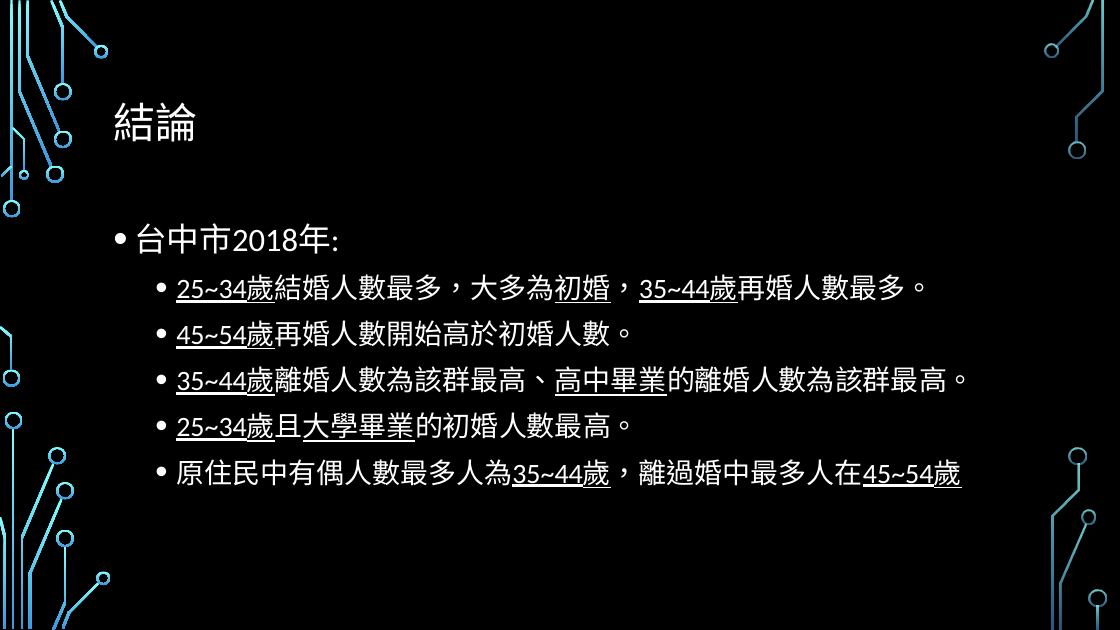
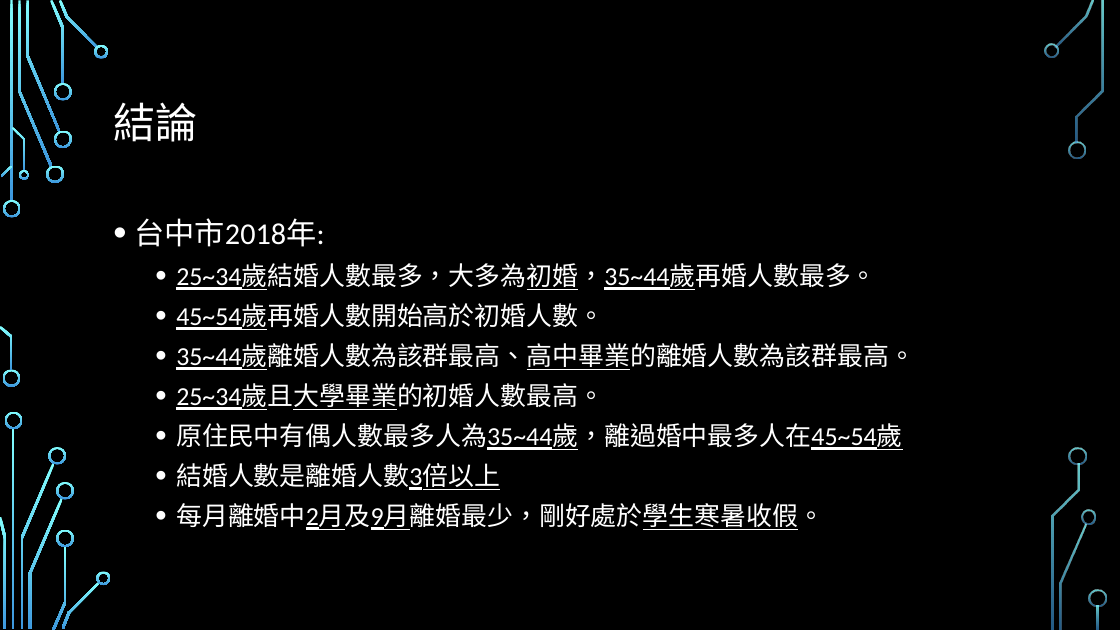
Before and after one commit to HSMonsterKing/Marriage-Analysis, a slide deck: slide 18 of 那些人較易結婚或離婚.pptx (slide 16 before the commit). Drawn at 1120x630 pixels with LibreOffice and Linux fonts; fonts in the diff are those of the drawing; background and template pictures are left out. Boxes give left, top, right and bottom in pixels: in the first picture for what was removed or moved away, otherwise in the second. Text is boxed around its words. In the diff, an @@ line names an element or a change of style, - is before the commit and + after.

```diff
--- a/那些人較易結婚或離婚.pptx
+++ b/那些人較易結婚或離婚.pptx
@@ text at (x1=134, y1=218, x2=915, y2=450): size 28 to 25.9 pt in "台中市2018年:"; size 24 to 22.2 pt in "25~34歲結婚人數最多，大多為初婚，35~44歲再婚人數最多。", "45~54歲再婚人數開始高於初婚人數。", "35~44歲離婚人數為該群最高、高中畢業的離婚人數為該群最高。", "25~34歲且大學畢業的初婚人數最高。" and 1 more places; line spacing 1.2 to 1.1 @@
@@ text at (x1=176, y1=463, x2=824, y2=530): paragraphs added @@
+  • 結婚人數是離婚人數3倍以上
+  • 每月離婚中2月及9月離婚最少，剛好處於學生寒暑收假。
```
Also in this commit, not shown: 4 other slides changed, 2 slides added, 2 other files.
